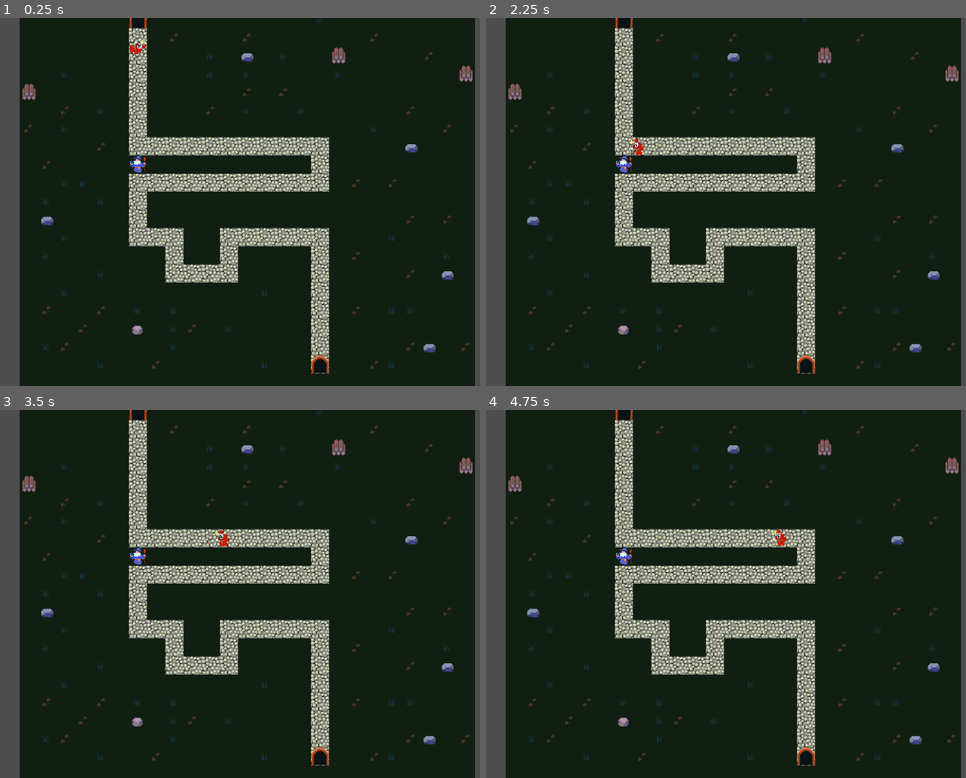
Above: before the commit, frames 1-4 (two rows, left to right).
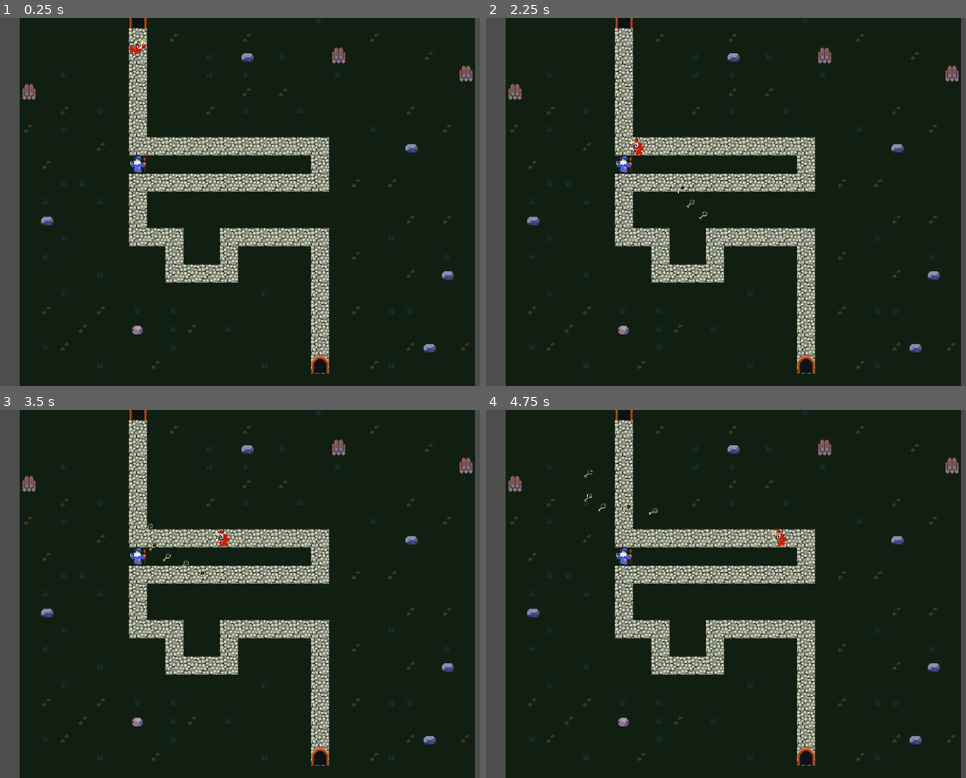
Above: after the commit, the same moments.

Repository: WizardsNStuff/tower-defense
Game: Godot game, scene res://level_1.tscn
Same seed, same stepped clock (60 frames per second), same inputs: the game is played once before the commit and once after it. This scene is started directly instead of the project's main scene.
Inputs (mouse positions are in pixels of both pictures, inside the frame that each line leads up to):
- Up to frame 1 (0.25 s): no input
- Up to frame 2 (2.25 s): move the mouse to (865, 183) at 0.52 s; click (865, 183) at 0.67 s; move the mouse to (591, 220) at 1.27 s; click (591, 220) at 1.42 s; move the mouse to (788, 121) at 2.02 s; click (788, 121) at 2.17 s
- Up to frame 3 (3.5 s): move the mouse to (201, 667) at 2.77 s; click (201, 667) at 2.92 s
- Up to frame 4 (4.75 s): move the mouse to (918, 649) at 3.52 s; click (918, 649) at 3.67 s; move the mouse to (524, 538) at 4.27 s; click (524, 538) at 4.42 s

The runs differ from the first frame. In frame 2, less than 0.1% of the frame differs, in the area x 39-47%, y 45-55%; in frame 3, less than 0.1%; in frame 4, less than 0.1%, in the area x 20-36%, y 16-29%.

Commit message:
added potion shooting logic ***BUG where potions shoot from 0,0 instead of tower lcoation***

Diff:
--- a/Towers/potion.gd
+++ b/Towers/potion.gd
@@ -1 +1,57 @@
-extends CharacterBody2D
+extends Area2D
+
+var potion_speed = 100
+var potion_direction = Vector2()
+
+var enemyName = "Badguy"
+
+# current camera
+@onready var camera = $Camera2D
+
+func _ready() -> void:
+	# set potion rotation based on the direction
+	rotation = potion_direction.angle()
+
+func _physics_process(delta: float) -> void:
+	# move potion in given direction
+	position += potion_direction * potion_speed * delta
+
+	if camera:
+		# calculate the cameras bounds
+		var camera_size = camera.get_viewport_rect().size # get cameras width and height
+		var camera_position = camera.position	# center coords of camera
+
+		var half_camera_height = camera_size.y / 2
+		var half_camera_width = camera.size.x / 2
+
+		var left_bound = camera_position.x - half_camera_width
+		var right_bound = camera_position.x + half_camera_width
+		var top_bound = camera_position.y + half_camera_height
+		var bottom_bound = camera_position.y - half_camera_height
+
+		"""
+		example:
+			position (0,0)
+			size (1920, 1080)
+
+			half_camera_height = 540
+			half_camera_width = 960
+
+			left_bound = -540
+			right_bound = 540
+			top_bound = 960
+			bottom_bound = -960
+		"""
+
+		# check if potion is outside camera
+		if position.x < left_bound or position.x > right_bound or position.y < bottom_bound or position.y > top_bound:
+			# remove potion
+			queue_free()
+
+func _on_body_entered(body: Node2D) -> void:
+	# if potion hit enemy
+	if enemyName in body.name:
+		# remove enemy
+		body.queue_free()
+	# remove potion
+	queue_free()
--- a/Towers/potion.tscn
+++ b/Towers/potion.tscn
@@ -1,22 +1,23 @@
-[gd_scene load_steps=4 format=3 uid="uid://4or0ti75i2hk"]
+[gd_scene load_steps=4 format=3 uid="uid://ctohq4wfpltlq"]
 
 [ext_resource type="Script" path="res://Towers/potion.gd" id="1_54gy0"]
 [ext_resource type="Texture2D" uid="uid://bi17ywfl1qv2j" path="res://Assets/items.png" id="2_dsf0j"]
 
-[sub_resource type="CircleShape2D" id="CircleShape2D_x6t58"]
+[sub_resource type="CircleShape2D" id="CircleShape2D_45ujw"]
 radius = 9.0
 
-[node name="Potion" type="CharacterBody2D"]
+[node name="Potion" type="Area2D"]
 script = ExtResource("1_54gy0")
 
-[node name="Area2D" type="Area2D" parent="."]
-
-[node name="CollisionShape2D" type="CollisionShape2D" parent="Area2D"]
-shape = SubResource("CircleShape2D_x6t58")
-
 [node name="Sprite2D" type="Sprite2D" parent="."]
-position = Vector2(0, 3)
+texture_filter = 1
 texture = ExtResource("2_dsf0j")
 hframes = 8
-vframes = 24
-frame = 176
+vframes = 22
+frame = 160
+
+[node name="CollisionShape2D" type="CollisionShape2D" parent="."]
+position = Vector2(0, 1)
+shape = SubResource("CircleShape2D_45ujw")
+
+[connection signal="body_entered" from="." to="." method="_on_body_entered"]
--- a/Towers/wizard_tower.gd
+++ b/Towers/wizard_tower.gd
@@ -1,54 +1,99 @@
 extends StaticBody2D
-
-var Potion = preload("res://Towers/potion.tscn")
-var potionDamage = 5
-var pathName
 
 """
 TODO: change enemy name to be the same
 name as the CharacterBody2D Node of enemy scene
 """
 var enemyName = "Badguy"
-
 # array of bodies within the area of tower
 var currentTargets = []
-
 # current target we are shooting at
 var current = null
+
+# load potion sceen into memory before runtime to reduce lag
+var Potion = preload("res://Towers/potion.tscn")
+# var potionDamage = 5
+var shootingCooldown = 0.3 # 1 seconds between each shot
+var lastShotTime = 0.0
 
 func _on_tower_radius_body_entered(body: Node2D) -> void:
 	# if the body name of the object that entered is an enemy
 	if enemyName in body.name:
-		# array for the enemy targets
-		var enemyArray = []
-
-		# get the towerRadius and make sure its casted as Area2D to
-		# be able to use get_overlapping_bodies()
-		var towerRadiusNode = get_node("Tower-Radius") as Area2D
-
-		# returns array of every intersecting body, including other towers
-		currentTargets = towerRadiusNode.get_overlapping_bodies()
-
-		# loop thorugh all overlapping targets
-		for target in currentTargets:
-			# if the target is an enemy add to enemy array
-			if enemyName in target.name:
-				enemyArray.append(target)
-
-		# loop through enemy targets
-		for enemyTarget in enemyArray:
-			# if no target is selected
-			if current == null:
-				# select current target to targets PathFollow2D
-				current = enemyTarget.get_parent()
-			# target is already selected
-			else:
-				# compare the target progress at arr[enemytarget] with current target progress
-				# get the target with the furthest progress
-				if enemyTarget.get_parent().get_progress() > current.get_progress():
-					# new current is the target with greatest progress
-					current = enemyTarget.get_parent()
-
+		# update targets list
+		update_target_list()
+	print_debug("enemy ", body, " in radius")
 
 func _on_tower_radius_body_exited(body: Node2D) -> void:
-	pass # Replace with function body.
+	# if the body that left the radius is current
+	if current and body.get_parent() == current:
+		current = null
+	print_debug("enemy ", body, " left radius")
+
+func update_target_list():
+	# array for the enemy targets
+	var enemyArray = []
+
+	# get the towerRadius and make sure its casted as Area2D to
+	# be able to use get_overlapping_bodies()
+	var towerRadiusNode = get_node("Tower-Radius") as Area2D
+
+	# returns array of every intersecting body, including other towers
+	currentTargets = towerRadiusNode.get_overlapping_bodies()
+
+	# loop thorugh all overlapping targets
+	for target in currentTargets:
+		# if the target is an enemy add to enemy array
+		if enemyName in target.name:
+			enemyArray.append(target)
+
+	# loop through enemy targets
+	for enemyTarget in enemyArray:
+		# if no target is selected
+		if current == null:
+			# select current target to targets PathFollow2D
+			current = enemyTarget.get_parent()
+		# target is already selected
+		else:
+			# compare the target progress at arr[enemytarget] with current target progress
+			# get the target with the furthest progress
+			if enemyTarget.get_parent().get_progress() > current.get_progress():
+				# new current is the target with greatest progress
+				current = enemyTarget.get_parent()
+
+func shoot():
+	# if there is a current enemy
+	if current:
+		# create potion
+		var p = Potion.instantiate()
+		print_debug("potion position old: ", p.position)
+		# get marker node
+		var marker = get_node("PotionExitLocation")
+		print_debug("position of marker: ", marker.position)
+
+		# set potions position to markers position
+		p.position = marker.position
+
+		print_debug("potion position new: ", p.position)
+
+		# calculate direction to current enemy
+		# marker -> enemy = enemy - marker
+		var direction = (current.position - marker.position).normalized()
+		# set potions direction
+		p.potion_direction = direction
+		# add potion to scene
+		get_tree().current_scene.add_child(p)
+
+		# reset time of last shot to 0
+		lastShotTime = 0.0
+
+func _physics_process(delta: float) -> void:
+	# check if there is a current enemy
+	if current:
+		# print_debug("shooting at target")
+		# update time of last shot
+		lastShotTime += delta
+
+		# if time since last shot is >= cooldown time
+		if lastShotTime >= shootingCooldown:
+			# shoot at target
+			shoot()
--- a/Towers/wizard_tower.tscn
+++ b/Towers/wizard_tower.tscn
@@ -10,14 +10,15 @@
 radius = 89.0056
 
 [node name="WizardTower" type="StaticBody2D"]
+scale = Vector2(1, 0.993887)
 script = ExtResource("1_pqmob")
 
 [node name="CollisionShape2D" type="CollisionShape2D" parent="."]
 position = Vector2(-0.5, 0)
 shape = SubResource("RectangleShape2D_uoo31")
 
-[node name="Marker2D-Area" type="Marker2D" parent="."]
-position = Vector2(18, 1)
+[node name="PotionExitLocation" type="Marker2D" parent="."]
+position = Vector2(-1, -17)
 
 [node name="Sprite2D" type="Sprite2D" parent="."]
 texture = ExtResource("1_d5ah3")
@@ -30,7 +31,5 @@
 [node name="CollisionShape2D" type="CollisionShape2D" parent="Tower-Radius"]
 shape = SubResource("CircleShape2D_p5cco")
 
-[node name="Node" type="Node" parent="."]
-
 [connection signal="body_entered" from="Tower-Radius" to="." method="_on_tower_radius_body_entered"]
 [connection signal="body_exited" from="Tower-Radius" to="." method="_on_tower_radius_body_exited"]
